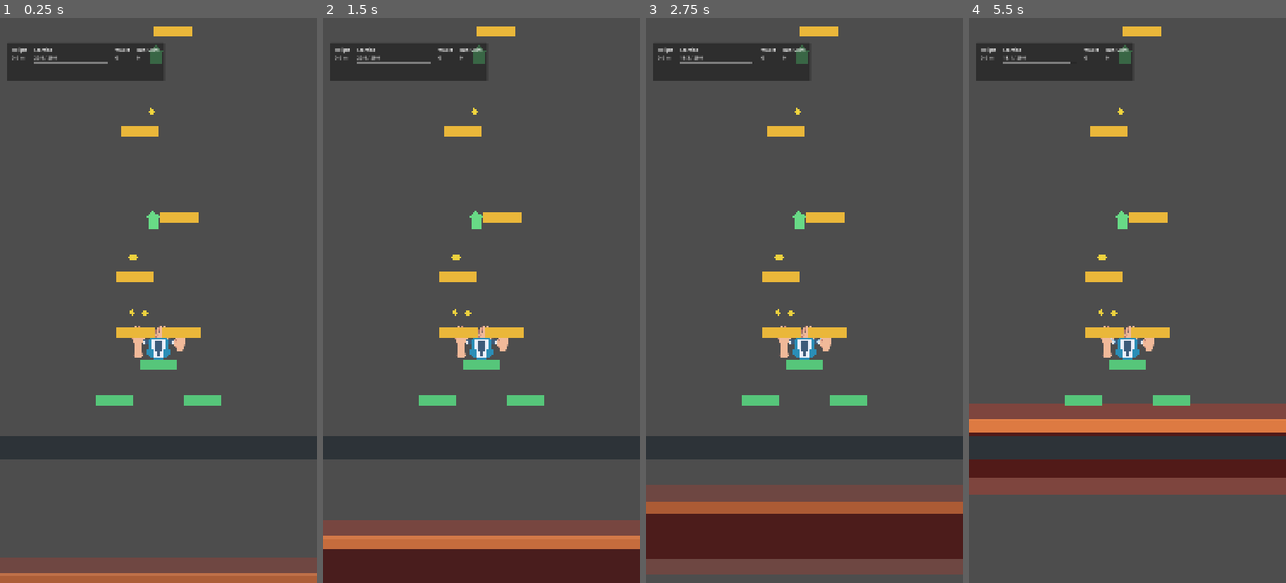
Above: before the commit, frames 1-4 (left to right).
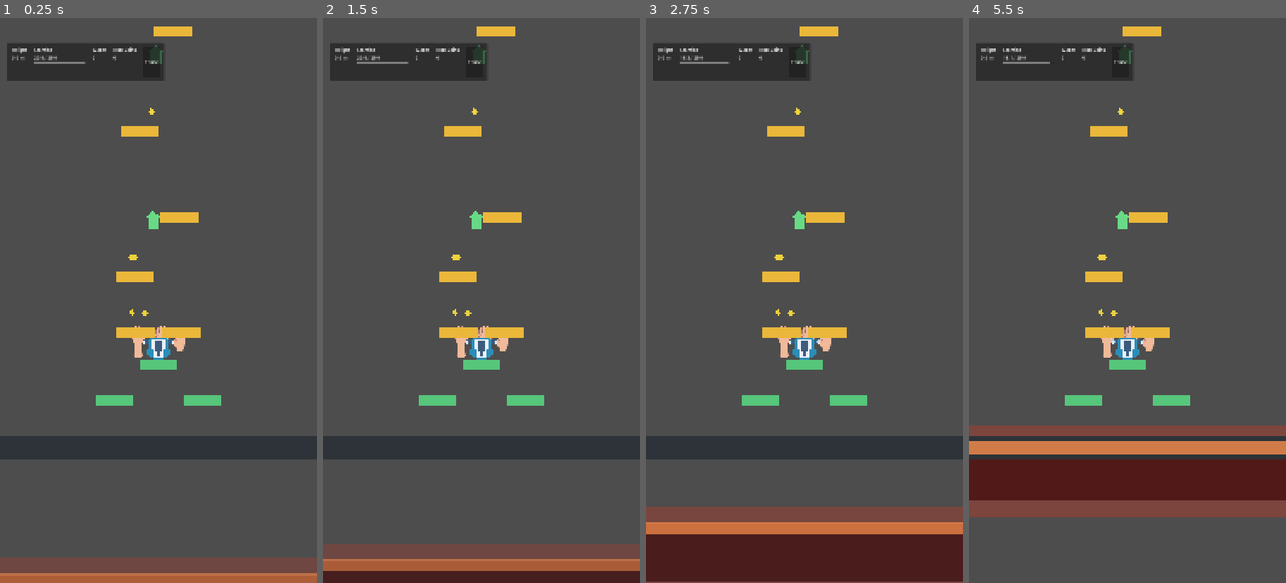
Above: after the commit, the same moments.

Repository: Khanh04/the-climber
Game: Godot game, scene res://scenes/main/run_scene.tscn
The game is run twice, just before and just after one commit, with the same random seed, the same clock (stepped at 60 frames per second) and the same inputs.
Inputs (mouse positions are in pixels of both pictures, inside the frame that each line leads up to):
- Up to frame 1 (0.25 s): no input
- Up to frame 2 (1.5 s): click (475, 63) at 0.5 s, where only the run after the commit has a clickable "Pause"; click (481, 294) at 1.25 s, where only the run after the commit has a clickable "Resume"
- Up to frame 3 (2.75 s): tap Enter at 2 s; move the mouse to (874, 272) at 2.02 s; hold D (debug_right_grip) from 2.03 s (still down); hold Shift from 2.03 s (still down); click (874, 272) at 2.17 s
- Up to frame 4 (5.5 s): release D (debug_right_grip) at 2.75 s; release Shift at 2.75 s; drag from (1064, 328) to (1127, 532) at 2.77 s; move the mouse to (1159, 176) at 3.52 s; hold D (debug_right_grip) 3.53-4.25 s; tap Ctrl at 3.6 s; click (1159, 176) at 3.67 s; drag from (1111, 413) to (1121, 114) at 4.27 s; move the mouse to (1222, 385) at 5.02 s; hold A (debug_left_grip) from 5.03 s (still down); tap Alt at 5.1 s; click (1222, 385) at 5.17 s

The runs differ from the first frame. In frame 1, 0.2% of the frame differs, in the area x 26-51%, y 5-9%; in frame 2, 9.2%; in frame 3, 13%; in frame 4, 15%, in the area x 0-100%, y 5-89%.

Commit message:
feat: Implement pause menu functionality with UI and state management

Diff:
--- a/project.godot
+++ b/project.godot
@@ -53,6 +53,12 @@
 "events": [Object(InputEventKey,"resource_local_to_scene":false,"resource_name":"","device":-1,"window_id":0,"alt_press …(190 unchanged characters)…
 ]
 }
+pause_menu={
+"deadzone": 0.5,
+"events": [Object(InputEventKey,"resource_local_to_scene":false,"resource_name":"","device":-1,"window_id":0,"alt_pressed":false,"shift_pressed":false,"ctrl_pressed":false,"meta_pressed":false,"pressed":false,"keycode":4194305,"physical_keycode":0,"key_label":0,"unicode":0,"location":0,"echo":false,"script":null)
+, Object(InputEventKey,"resource_local_to_scene":false,"resource_name":"","device":-1,"window_id":0,"alt_pressed":false,"shift_pressed":false,"ctrl_pressed":false,"meta_pressed":false,"pressed":false,"keycode":80,"physical_keycode":0,"key_label":0,"unicode":0,"location":0,"echo":false,"script":null)
+]
+}
 debug_aim_up={
 "deadzone": 0.5,
 "events": [Object(InputEventKey,"resource_local_to_scene":false,"resource_name":"","device":-1,"window_id":0,"alt_press …(195 unchanged characters)…
--- a/scenes/main/run_scene.gd
+++ b/scenes/main/run_scene.gd
@@ -56,6 +56,9 @@
 const RunStateScript = preload("res://src/gameplay/run/run_state.gd")
 const StaminaRuntimeScript = preload("res://src/gameplay/player/stamina_runtime.gd")
 const StaminaTuningScript = preload("res://resources/config/stamina_tuning.gd")
+const PauseMenuScript = preload("res://scenes/ui/pause_menu.gd")
+const PauseMenuStateScript = preload("res://src/ui/pause_menu_state.gd")
+const PauseMenuScene = preload("res://scenes/ui/pause_menu.tscn")
 const StorePresenterScript = preload("res://src/ui/store_presenter.gd")
 const StoreShellScript = preload("res://scenes/ui/store_shell.gd")
 const StoreShellScene = preload("res://scenes/ui/store_shell.tscn")
@@ -124,6 +127,8 @@
 var _store_shell: StoreShellScript = null
 var _store_selected_item_id: StringName = StringName()
 var _store_feedback_message: String = ""
+var _pause_menu: PauseMenuScript = null
+var _pause_menu_visible: bool = false
 var _post_run_coin_doubler_reward_id: String = ""
 var _start_y: float = 0.0
 var utc_date_provider: UtcDateProviderScript = SystemUtcDateProviderScript.new()
@@ -138,6 +143,7 @@
 	var _rewarded_continue_connect_result: int = _run_end_screen.connect(&"rewarded_continue_requested", _on_rewarded_continue_requested)
 	var _post_run_coin_doubler_connect_result: int = _run_end_screen.connect(&"post_run_coin_doubler_requested", _on_post_run_coin_doubler_requested)
 	var _store_connect_result: int = _run_end_screen.connect(&"store_requested", _on_store_requested)
+	var _pause_connect_result: int = _run_hud.connect(&"pause_requested", _on_pause_requested)
 	var _chaser_connect_result: int = _chaser_kill_zone.connect(&"chaser_contacted", _on_chaser_contacted)
 	_player.set_climb_tuning(climb_tuning)
 	_stamina = StaminaRuntimeScript.new(stamina_tuning)
@@ -198,6 +204,9 @@
 	_refresh_ui()
 
 func _physics_process(delta: float) -> void:
+	if _pause_menu_visible:
+		return
+
 	if _consume_debug_reset_input():
 		_reset_playground()
 		_refresh_ui()
@@ -234,6 +243,11 @@
 	_refresh_ui()
 
 func _input(event: InputEvent) -> void:
+	if event.is_action_pressed(&"pause_menu"):
+		_toggle_pause_requested()
+		get_viewport().set_input_as_handled()
+		return
+
 	if event.is_action_pressed(&"debug_reset_run"):
 		_reset_playground()
 		_refresh_ui()
@@ -263,6 +277,15 @@
 
 func show_store_for_test() -> void:
 	_show_store()
+
+func get_pause_menu_for_test() -> PauseMenuScript:
+	return _pause_menu
+
+func show_pause_menu_for_test() -> void:
+	_show_pause_menu()
+
+func is_pause_menu_visible_for_test() -> bool:
+	return _pause_menu_visible
 
 func apply_persistent_coin_transaction(transaction_id: String, source: int, coin_delta: int) -> bool:
 	Validation.require_condition(_save_storage != null, "RunScene requires save storage before applying persistent coin transactions.")
@@ -847,6 +870,57 @@
 	_run_ui_view.apply_state_snapshots(hud_state, run_end_state)
 	if _store_shell != null and _store_shell.visible:
 		_refresh_store_ui()
+	if _pause_menu != null:
+		_refresh_pause_menu_ui()
+
+func _show_pause_menu() -> void:
+	if _run_session.get_state() == RunStateScript.Value.ENDED:
+		return
+
+	_ensure_pause_menu()
+	_pause_menu_visible = true
+	get_tree().paused = true
+	_refresh_pause_menu_ui()
+
+func _resume_from_pause_menu() -> void:
+	if not _pause_menu_visible:
+		return
+
+	_pause_menu_visible = false
+	get_tree().paused = false
+	_refresh_pause_menu_ui()
+	_refresh_ui()
+
+func _ensure_pause_menu() -> void:
+	if _pause_menu != null:
+		return
+
+	Validation.require_condition(_ui_layer != null, "RunScene requires UiLayer before showing the pause menu.")
+	var pause_node: Node = PauseMenuScene.instantiate()
+	Validation.require_condition(pause_node != null, "RunScene pause menu scene must instantiate a node.")
+	Validation.require_condition(pause_node is PauseMenuScript, "RunScene pause menu scene must instantiate PauseMenu.")
+	_pause_menu = pause_node as PauseMenuScript
+	_ui_layer.add_child(_pause_menu)
+	var _resume_connect_result: int = _pause_menu.connect(&"resume_requested", _on_pause_resume_requested)
+	var _restart_connect_result: int = _pause_menu.connect(&"restart_requested", _on_pause_restart_requested)
+	var _settings_connect_result: int = _pause_menu.connect(&"settings_requested", _on_pause_settings_requested)
+
+func _refresh_pause_menu_ui() -> void:
+	Validation.require_condition(_pause_menu != null, "RunScene requires PauseMenu before refreshing pause UI.")
+	var pause_state: PauseMenuStateScript = PauseMenuStateScript.new(
+		_pause_menu_visible,
+		_run_session.get_height_meters(),
+		_wallet.get_coins(),
+		_run_session.get_run_earned_coins()
+	)
+	_pause_menu.apply_state(pause_state)
+
+func _toggle_pause_requested() -> void:
+	if _pause_menu_visible:
+		_resume_from_pause_menu()
+		return
+
+	_show_pause_menu()
 
 func _show_store() -> void:
 	_ensure_store_shell()
@@ -898,6 +972,21 @@
 	_reset_playground()
 	_refresh_ui()
 
+func _on_pause_requested() -> void:
+	_show_pause_menu()
+
+func _on_pause_resume_requested() -> void:
+	_resume_from_pause_menu()
+
+func _on_pause_restart_requested() -> void:
+	_pause_menu_visible = false
+	get_tree().paused = false
+	_reset_playground()
+	_refresh_ui()
+
+func _on_pause_settings_requested() -> void:
+	_refresh_pause_menu_ui()
+
 func _on_rewarded_continue_requested() -> void:
 	if not _can_offer_rewarded_continue():
 		_refresh_ui()
--- /dev/null
+++ b/scenes/ui/pause_menu.gd
@@ -0,0 +1,55 @@
+class_name PauseMenu
+extends Control
+
+signal resume_requested
+signal restart_requested
+signal settings_requested
+
+const PauseMenuStateScript = preload("res://src/ui/pause_menu_state.gd")
+
+@onready var _summary_label: Label = get_node("CenterContainer/Panel/ContentMargin/Content/SummaryLabel") as Label
+@onready var _resume_button: Button = get_node("CenterContainer/Panel/ContentMargin/Content/ResumeButton") as Button
+@onready var _restart_button: Button = get_node("CenterContainer/Panel/ContentMargin/Content/RestartButton") as Button
+@onready var _settings_button: Button = get_node("CenterContainer/Panel/ContentMargin/Content/SettingsButton") as Button
+
+func _ready() -> void:
+	_validate_required_nodes()
+	var _resume_connect_result: int = _resume_button.connect(&"pressed", Callable(self, "_on_resume_button_pressed"))
+	var _restart_connect_result: int = _restart_button.connect(&"pressed", Callable(self, "_on_restart_button_pressed"))
+	var _settings_connect_result: int = _settings_button.connect(&"pressed", Callable(self, "_on_settings_button_pressed"))
+
+func apply_state(state: RefCounted) -> void:
+	Validation.require_condition(state != null, "PauseMenu requires a state snapshot.")
+	Validation.require_condition(state is PauseMenuStateScript, "PauseMenu requires a PauseMenuState snapshot.")
+	var typed_state: PauseMenuStateScript = state as PauseMenuStateScript
+	typed_state.assert_valid()
+
+	visible = typed_state.visible
+	_summary_label.text = "Height: %.1f m\nWallet Coins: %d\nRun Coins: %d" % [
+		typed_state.height_meters,
+		typed_state.wallet_coins,
+		typed_state.run_earned_coins,
+	]
+
+func _unhandled_input(event: InputEvent) -> void:
+	if not visible:
+		return
+
+	if event.is_action_pressed(&"pause_menu"):
+		resume_requested.emit()
+		get_viewport().set_input_as_handled()
+
+func _on_resume_button_pressed() -> void:
+	resume_requested.emit()
+
+func _on_restart_button_pressed() -> void:
+	restart_requested.emit()
+
+func _on_settings_button_pressed() -> void:
+	settings_requested.emit()
+
+func _validate_required_nodes() -> void:
+	Validation.require_condition(_summary_label != null, "PauseMenu requires SummaryLabel.")
+	Validation.require_condition(_resume_button != null, "PauseMenu requires ResumeButton.")
+	Validation.require_condition(_restart_button != null, "PauseMenu requires RestartButton.")
+	Validation.require_condition(_settings_button != null, "PauseMenu requires SettingsButton.")
--- /dev/null
+++ b/scenes/ui/pause_menu.tscn
@@ -0,0 +1,71 @@
+[gd_scene format=3]
+
+[ext_resource type="Script" path="res://scenes/ui/pause_menu.gd" id="1_pause"]
+
+[node name="PauseMenu" type="Control"]
+process_mode = 3
+visible = false
+layout_mode = 3
+anchors_preset = 15
+anchor_right = 1.0
+anchor_bottom = 1.0
+grow_horizontal = 2
+grow_vertical = 2
+mouse_filter = 0
+script = ExtResource("1_pause")
+
+[node name="Backdrop" type="ColorRect" parent="."]
+layout_mode = 1
+anchors_preset = 15
+anchor_right = 1.0
+anchor_bottom = 1.0
+grow_horizontal = 2
+grow_vertical = 2
+mouse_filter = 2
+color = Color(0.02, 0.025, 0.03, 0.58)
+
+[node name="CenterContainer" type="CenterContainer" parent="."]
+layout_mode = 1
+anchors_preset = 15
+anchor_right = 1.0
+anchor_bottom = 1.0
+grow_horizontal = 2
+grow_vertical = 2
+
+[node name="Panel" type="PanelContainer" parent="CenterContainer"]
+custom_minimum_size = Vector2(430, 360)
+layout_mode = 2
+
+[node name="ContentMargin" type="MarginContainer" parent="CenterContainer/Panel"]
+layout_mode = 2
+theme_override_constants/margin_left = 20
+theme_override_constants/margin_top = 20
+theme_override_constants/margin_right = 20
+theme_override_constants/margin_bottom = 20
+
+[node name="Content" type="VBoxContainer" parent="CenterContainer/Panel/ContentMargin"]
+layout_mode = 2
+theme_override_constants/separation = 12
+
+[node name="TitleLabel" type="Label" parent="CenterContainer/Panel/ContentMargin/Content"]
+layout_mode = 2
+text = "Paused"
+horizontal_alignment = 1
+
+[node name="SummaryLabel" type="Label" parent="CenterContainer/Panel/ContentMargin/Content" unique_name_in_owner=true]
+layout_mode = 2
+text = "Height: 0.0 m\nWallet Coins: 0\nRun Coins: 0"
+horizontal_alignment = 1
+
+[node name="ResumeButton" type="Button" parent="CenterContainer/Panel/ContentMargin/Content" unique_name_in_owner=true]
+layout_mode = 2
+text = "Resume"
+
+[node name="RestartButton" type="Button" parent="CenterContainer/Panel/ContentMargin/Content" unique_name_in_owner=true]
+layout_mode = 2
+text = "Restart Run"
+
+[node name="SettingsButton" type="Button" parent="CenterContainer/Panel/ContentMargin/Content" unique_name_in_owner=true]
+layout_mode = 2
+disabled = true
+text = "Settings"
--- a/scenes/ui/run_hud.gd
+++ b/scenes/ui/run_hud.gd
@@ -1,5 +1,7 @@
 class_name RunHud
 extends Control
+
+signal pause_requested
 
 const RunHudStateScript = preload("res://src/ui/run_hud_state.gd")
 
@@ -8,9 +10,11 @@
 @onready var _stamina_bar: ProgressBar = get_node("Panel/ContentMargin/Metrics/StaminaMetric/StaminaBar") as ProgressBar
 @onready var _wallet_value_label: Label = get_node("Panel/ContentMargin/Metrics/WalletMetric/WalletValueLabel") as Label
 @onready var _coins_value_label: Label = get_node("Panel/ContentMargin/Metrics/CoinsMetric/CoinsValueLabel") as Label
+@onready var _pause_button: Button = get_node("Panel/ContentMargin/Metrics/PauseButton") as Button
 
 func _ready() -> void:
 	_validate_required_nodes()
+	var _pause_connect_result: int = _pause_button.connect(&"pressed", Callable(self, "_on_pause_button_pressed"))
 
 func apply_state(state: RefCounted) -> void:
 	Validation.require_condition(state != null, "RunHud requires a state snapshot.")
@@ -38,3 +42,7 @@
 	Validation.require_condition(_stamina_bar != null, "RunHud requires StaminaBar.")
 	Validation.require_condition(_wallet_value_label != null, "RunHud requires WalletValueLabel.")
 	Validation.require_condition(_coins_value_label != null, "RunHud requires CoinsValueLabel.")
+	Validation.require_condition(_pause_button != null, "RunHud requires PauseButton.")
+
+func _on_pause_button_pressed() -> void:
+	pause_requested.emit()
--- a/scenes/ui/run_hud.tscn
+++ b/scenes/ui/run_hud.tscn
@@ -80,3 +80,7 @@
 [node name="CoinsValueLabel" type="Label" parent="Panel/ContentMargin/Metrics/CoinsMetric" unique_name_in_owner=true]
 layout_mode = 2
 text = "0"
+
+[node name="PauseButton" type="Button" parent="Panel/ContentMargin/Metrics" unique_name_in_owner=true]
+layout_mode = 2
+text = "Pause"
--- /dev/null
+++ b/src/ui/pause_menu_state.gd
@@ -0,0 +1,24 @@
+class_name PauseMenuState
+extends RefCounted
+
+var visible: bool
+var height_meters: float
+var wallet_coins: int
+var run_earned_coins: int
+
+func _init(
+	visible_value: bool = false,
+	height_meters_value: float = 0.0,
+	wallet_coins_value: int = 0,
+	run_earned_coins_value: int = 0
+) -> void:
+	visible = visible_value
+	height_meters = height_meters_value
+	wallet_coins = wallet_coins_value
+	run_earned_coins = run_earned_coins_value
+	assert_valid()
+
+func assert_valid() -> void:
+	Validation.require_condition(height_meters >= 0.0, "PauseMenuState height cannot be negative.")
+	Validation.require_condition(wallet_coins >= 0, "PauseMenuState wallet coins cannot be negative.")
+	Validation.require_condition(run_earned_coins >= 0, "PauseMenuState run-earned coins cannot be negative.")
--- a/tests/scene/test_run_scene.gd
+++ b/tests/scene/test_run_scene.gd
@@ -461,6 +461,39 @@
     assert_not_null(item_list)
     assert_gt(item_list.get_item_count(), 0)
 
+func test_run_scene_pause_menu_pauses_resumes_and_restarts() -> void:
+    var scene: PackedScene = load("res://scenes/main/run_scene.tscn")
+    var playground_node: Node = scene.instantiate()
+    var playground: RunSceneScript = playground_node as RunSceneScript
+
+    assert_not_null(playground)
+    add_child_autofree(playground)
+    await get_tree().process_frame
+
+    playground.show_pause_menu_for_test()
+
+    var pause_menu: Control = playground.get_pause_menu_for_test()
+    assert_not_null(pause_menu)
+    assert_true(playground.is_pause_menu_visible_for_test())
+    assert_true(get_tree().paused)
+    assert_true(pause_menu.visible)
+
+    var resume_button: Button = pause_menu.get_node("CenterContainer/Panel/ContentMargin/Content/ResumeButton") as Button
+    var _resume_emit_result: int = resume_button.emit_signal("pressed")
+
+    assert_false(playground.is_pause_menu_visible_for_test())
+    assert_false(get_tree().paused)
+    assert_false(pause_menu.visible)
+
+    playground.show_pause_menu_for_test()
+    var restart_button: Button = pause_menu.get_node("CenterContainer/Panel/ContentMargin/Content/RestartButton") as Button
+    var _restart_emit_result: int = restart_button.emit_signal("pressed")
+
+    assert_false(playground.is_pause_menu_visible_for_test())
+    assert_false(get_tree().paused)
+    assert_false(pause_menu.visible)
+    assert_eq(playground.get_run_session_for_test().get_state(), RunStateScript.Value.CLIMBING)
+
 func test_run_scene_post_run_coin_doubler_banks_run_coins_once_after_run_end() -> void:
     var scene: PackedScene = load("res://scenes/main/run_scene.tscn")
     var local_storage: InMemoryLocalStorageAdapterScript = InMemoryLocalStorageAdapterScript.new()
--- a/tests/scene/test_run_ui_scenes.gd
+++ b/tests/scene/test_run_ui_scenes.gd
@@ -8,11 +8,15 @@
 const StoreItemStateScript = preload("res://src/ui/store_item_state.gd")
 const StoreStateScript = preload("res://src/ui/store_state.gd")
 const CosmeticSlotScript = preload("res://src/cosmetics/cosmetic_slot.gd")
+const PauseMenuStateScript = preload("res://src/ui/pause_menu_state.gd")
 
 var _restart_requested: bool = false
 var _rewarded_continue_requested: bool = false
 var _post_run_coin_doubler_requested: bool = false
 var _store_requested: bool = false
+var _pause_requested: bool = false
+var _resume_requested: bool = false
+var _settings_requested: bool = false
 var _selected_store_item_id: StringName = StringName()
 var _purchase_store_item_id: StringName = StringName()
 var _equip_store_item_id: StringName = StringName()
@@ -33,6 +37,7 @@
 	assert_not_null(hud.get_node_or_null("Panel/ContentMargin/Metrics/StaminaMetric/StaminaBar"))
 	assert_not_null(hud.get_node_or_null("Panel/ContentMargin/Metrics/WalletMetric/WalletValueLabel"))
 	assert_not_null(hud.get_node_or_null("Panel/ContentMargin/Metrics/CoinsMetric/CoinsValueLabel"))
+	assert_not_null(hud.get_node_or_null("Panel/ContentMargin/Metrics/PauseButton"))
 
 func test_run_hud_scene_displays_height_stamina_and_run_coins() -> void:
 	var scene: PackedScene = load("res://scenes/ui/run_hud.tscn")
@@ -52,18 +57,40 @@
 	var stamina_bar: ProgressBar = hud.get_node("Panel/ContentMargin/Metrics/StaminaMetric/StaminaBar") as ProgressBar
 	var wallet_value_label: Label = hud.get_node("Panel/ContentMargin/Metrics/WalletMetric/WalletValueLabel") as Label
 	var coins_value_label: Label = hud.get_node("Panel/ContentMargin/Metrics/CoinsMetric/CoinsValueLabel") as Label
+	var pause_button: Button = hud.get_node("Panel/ContentMargin/Metrics/PauseButton") as Button
 
 	assert_not_null(height_value_label)
 	assert_not_null(stamina_value_label)
 	assert_not_null(stamina_bar)
 	assert_not_null(wallet_value_label)
 	assert_not_null(coins_value_label)
+	assert_not_null(pause_button)
 	assert_eq(height_value_label.text, "18.5 m")
 	assert_eq(stamina_value_label.text, "7.0 / 20.0")
 	assert_eq(stamina_bar.max_value, 20.0)
 	assert_eq(stamina_bar.value, 7.0)
 	assert_eq(wallet_value_label.text, "9")
 	assert_eq(coins_value_label.text, "4")
+
+func test_run_hud_emits_pause_request() -> void:
+	var scene: PackedScene = load("res://scenes/ui/run_hud.tscn")
+	var hud_node: Node = scene.instantiate()
+
+	assert_not_null(hud_node)
+	assert_true(hud_node is Control)
+	var hud: Control = hud_node as Control
+	assert_not_null(hud)
+	add_child_autofree(hud)
+	await get_tree().process_frame
+
+	_pause_requested = false
+	var _connect_result: int = hud.connect(&"pause_requested", Callable(self, "_mark_pause_requested"))
+	var pause_button: Button = hud.get_node("Panel/ContentMargin/Metrics/PauseButton") as Button
+
+	assert_not_null(pause_button)
+	var _emit_result: int = pause_button.emit_signal("pressed")
+
+	assert_true(_pause_requested)
 
 func test_run_end_screen_shows_summary_and_emits_restart() -> void:
 	var scene: PackedScene = load("res://scenes/ui/run_end_screen.tscn")
@@ -369,6 +396,44 @@
 
 	assert_eq(_equip_store_item_id, &"body_default")
 
+func test_pause_menu_displays_state_and_emits_actions() -> void:
+	var scene: PackedScene = load("res://scenes/ui/pause_menu.tscn")
+	var menu_node: Node = scene.instantiate()
+
+	assert_not_null(menu_node)
+	assert_true(menu_node is Control)
+	var menu: Control = menu_node as Control
+	assert_not_null(menu)
+	add_child_autofree(menu)
+	await get_tree().process_frame
+
+	_resume_requested = false
+	_restart_requested = false
+	_settings_requested = false
+	var _resume_connect_result: int = menu.connect(&"resume_requested", Callable(self, "_mark_resume_requested"))
+	var _restart_connect_result: int = menu.connect(&"restart_requested", Callable(self, "_mark_restart_requested"))
+	var _settings_connect_result: int = menu.connect(&"settings_requested", Callable(self, "_mark_settings_requested"))
+	menu.call("apply_state", PauseMenuStateScript.new(true, 18.5, 22, 5))
+
+	var summary_label: Label = menu.get_node("CenterContainer/Panel/ContentMargin/Content/SummaryLabel") as Label
+	var resume_button: Button = menu.get_node("CenterContainer/Panel/ContentMargin/Content/ResumeButton") as Button
+	var restart_button: Button = menu.get_node("CenterContainer/Panel/ContentMargin/Content/RestartButton") as Button
+	var settings_button: Button = menu.get_node("CenterContainer/Panel/ContentMargin/Content/SettingsButton") as Button
+
+	assert_true(menu.visible)
+	assert_eq(summary_label.text, "Height: 18.5 m\nWallet Coins: 22\nRun Coins: 5")
+	assert_not_null(resume_button)
+	assert_not_null(restart_button)
+	assert_not_null(settings_button)
+
+	var _resume_emit_result: int = resume_button.emit_signal("pressed")
+	var _restart_emit_result: int = restart_button.emit_signal("pressed")
+	var _settings_emit_result: int = settings_button.emit_signal("pressed")
+
+	assert_true(_resume_requested)
+	assert_true(_restart_requested)
+	assert_true(_settings_requested)
+
 func _mark_restart_requested() -> void:
 	_restart_requested = true
 
@@ -380,6 +445,15 @@
 
 func _mark_store_requested() -> void:
 	_store_requested = true
+
+func _mark_pause_requested() -> void:
+	_pause_requested = true
+
+func _mark_resume_requested() -> void:
+	_resume_requested = true
+
+func _mark_settings_requested() -> void:
+	_settings_requested = true
 
 func _mark_store_item_selected(item_id: StringName) -> void:
 	_selected_store_item_id = item_id
Not shown, added: resources/config/cosmetic_item.gd.uid
Not shown, added: resources/config/cosmetic_item_catalog.gd.uid
Not shown, added: scenes/ui/store_shell.gd.uid
Not shown, added: src/cosmetics/cosmetic_inventory.gd.uid
Not shown, added: src/cosmetics/cosmetic_loadout_service.gd.uid
Not shown, added: src/cosmetics/cosmetic_purchase_outcome.gd.uid
Not shown, added: src/cosmetics/cosmetic_purchase_result.gd.uid
Not shown, added: src/cosmetics/cosmetic_slot.gd.uid
Not shown, added: src/cosmetics/cosmetic_unlock_purchase_service.gd.uid
Not shown, added: src/cosmetics/player_cosmetic_applicator.gd.uid
Not shown, added: src/ui/store_item_state.gd.uid
Not shown, added: src/ui/store_presenter.gd.uid
(and 3 more such lines)
